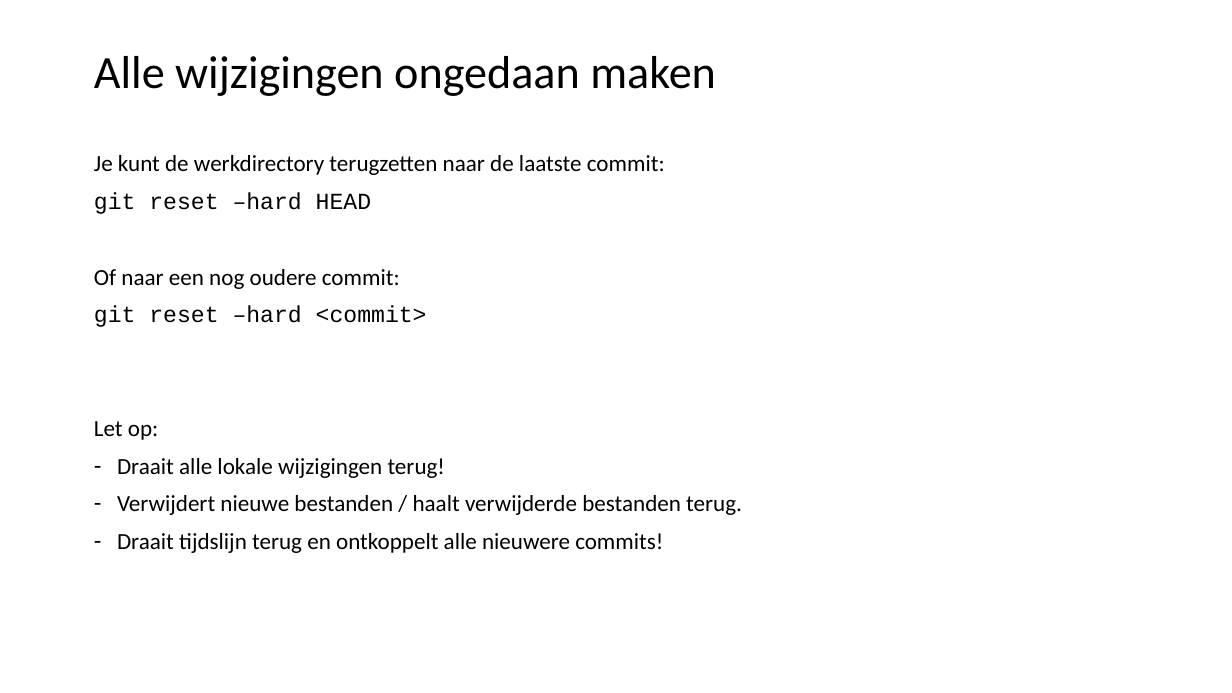
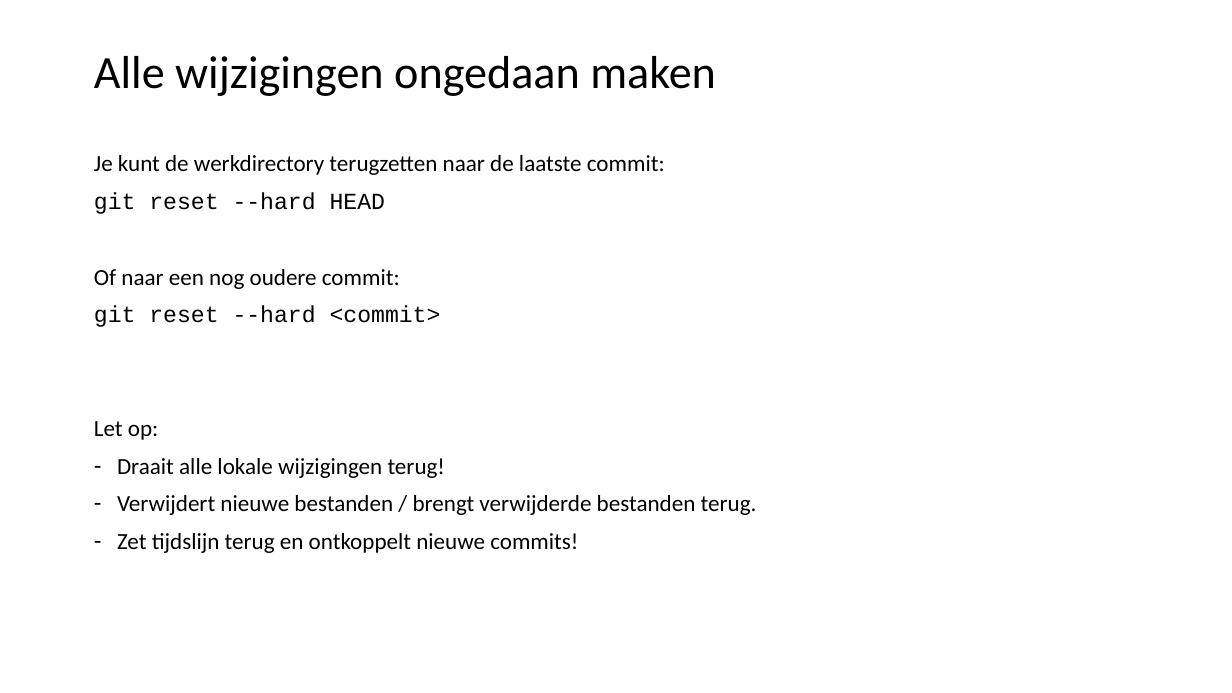
Before and after one commit to LFKoning/knowledge-sharing, a slide deck: slide 30 of git_course/1_basics/git_basic.pptx. Drawn at 1232x693 pixels with LibreOffice and Linux fonts; fonts in the diff are those of the drawing. Boxes give left, top, right and bottom in pixels: in the first picture for what was removed or moved away, otherwise in the second. Text is boxed around its words. In the diff, an @@ line names an element or a change of style, - is before the commit and + after.

```diff
--- a/git_course/1_basics/git_basic.pptx
+++ b/git_course/1_basics/git_basic.pptx
@@ text at (94, 192, 385, 214): text changed @@
-git reset –hard HEAD
+git reset --hard HEAD
@@ text at (94, 306, 441, 327): text changed @@
-git reset –hard <commit>
+git reset --hard <commit>
@@ text at (117, 495, 757, 553): text changed @@
-– Verwijdert nieuwe bestanden / haalt verwijderde bestanden terug.
-– Draait tijdslijn terug en ontkoppelt alle nieuwere commits!
+– Verwijdert nieuwe bestanden / brengt verwijderde bestanden terug.
+– Zet tijdslijn terug en ontkoppelt nieuwe commits!
```
Also in this commit, not shown: 22 other slides changed, 4 slides added, 8 slides removed, 3 other files.
